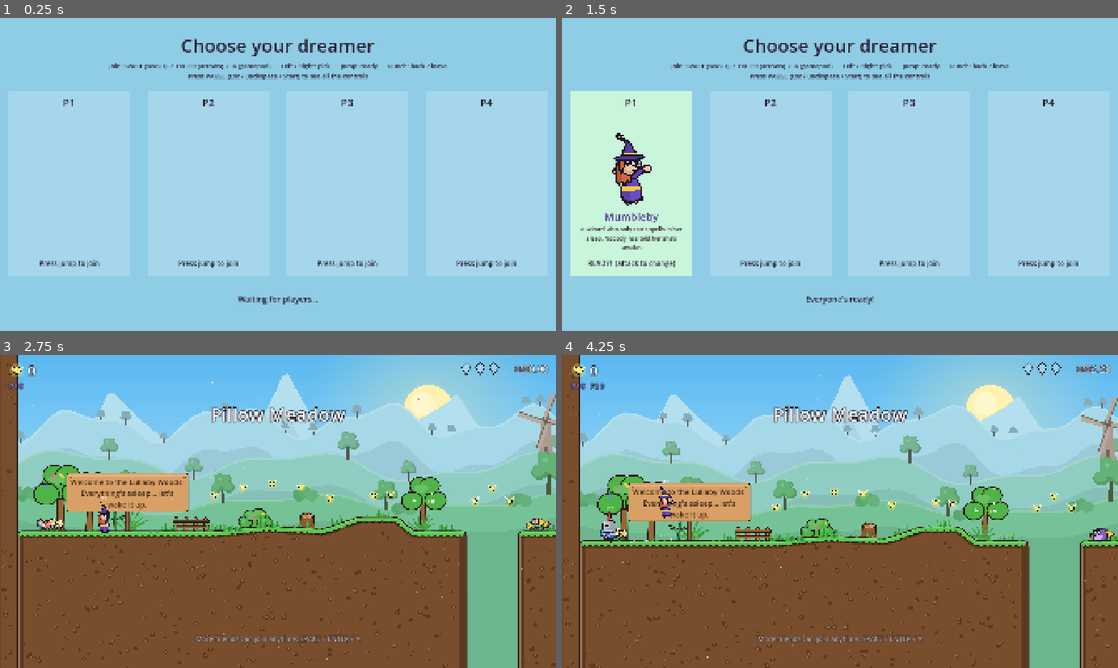
Above: before the commit, frames 1-4 (two rows, left to right).
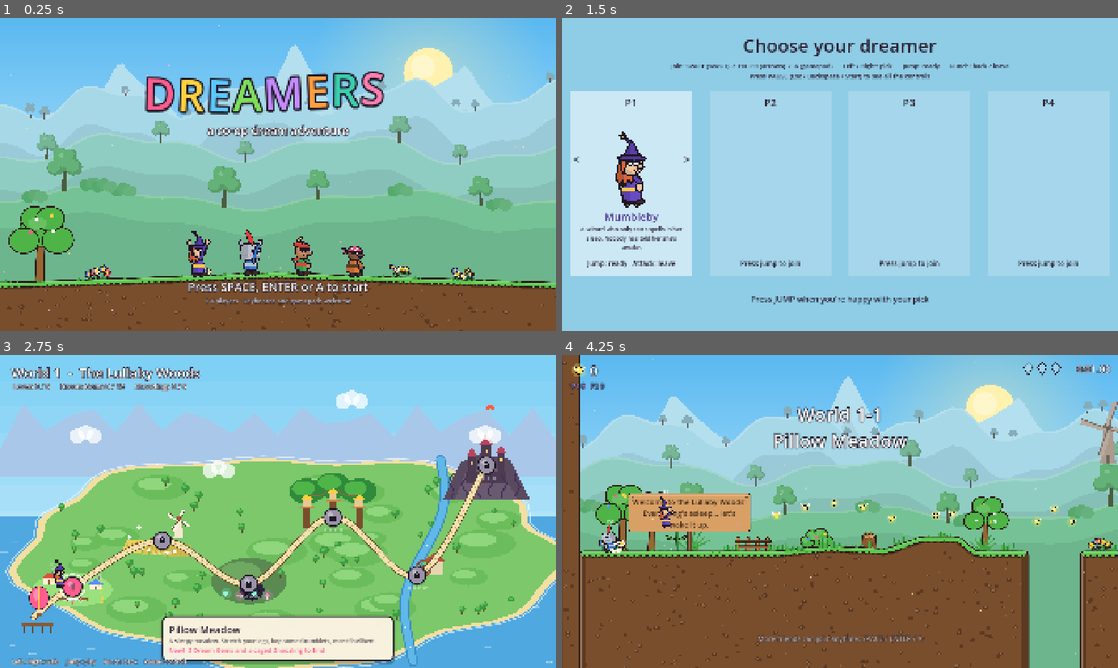
Above: after the commit, the same moments.

Repository: colinduke2-byte/coop-platformer
Game: Godot game, scene res://ui/title.tscn
Two runs of this game, one before a commit and one after it. Both use one fixed random seed, a clock stepped at 60 frames per second and the inputs below. Before the commit the project starts from res://ui/character_select.tscn.
Inputs (mouse positions are in pixels of both pictures, inside the frame that each line leads up to):
- Up to frame 1 (0.25 s): no input
- Up to frame 2 (1.5 s): tap Space at 0.5, 0.77, 1.07 s; move the mouse to (962, 158) at 0.52 s; hold Right 0.53-1.28 s; tap Shift at 0.6 s; click (962, 158) at 0.67 s; move the mouse to (728, 190) at 1.27 s; hold S from 1.28 s (still down); tap Ctrl at 1.35 s
- Up to frame 3 (2.75 s): tap Space (p0_jump) at 1.52, 1.82 s; move the mouse to (333, 442) at 2.02 s; release S at 2.03 s; hold Right from 2.03 s (still down); tap G at 2.1 s
- Up to frame 4 (4.25 s): move the mouse to (812, 574) at 2.77 s; release Right at 2.78 s; hold W 2.78-3.53 s; tap Enter at 2.85 s; click (812, 574) at 2.92 s; tap Space (p0_jump) at 3.02, 3.32, 3.77, 4.07 s; move the mouse to (1006, 558) at 3.52 s; hold Left from 3.53 s (still down); tap Backspace at 3.6 s

The runs differ from the first frame. In frame 1, 81% of the frame differs, in the area x 0-100%, y 0-100%; in frame 2, 12%; in frame 3, 83%; in frame 4, 18%.

Commit message:
Title screen (DREAMERS), World 1-N level banners, boss entrance card + boss music, World Complete results
Co-Authored-By: Claude Opus 5.5 <noreply@anthropic.com>
Claude-Session: https://claude.ai/code/session_01RZyH36iJEe4btbCSQD3mjg

Diff:
--- a/core/audio_manager.gd
+++ b/core/audio_manager.gd
@@ -181,6 +181,14 @@
 		stop_music()
 		play("victory", -2.0, 1.0, 0.0))
 	E.level_started.connect(_on_level_started)
+	# Boss fights get their own track; back to the level's music afterwards.
+	E.boss_changed.connect(func(_n: String, _hp: int, _mx: int, active: bool) -> void:
+		if active:
+			play_music("boss")
+		elif GameManager.level:
+			var th := LevelTheme.find(GameManager.level)
+			if th.music:
+				play_music(th.music))
 
 
 func _on_broken(b: Node2D, _by: Player) -> void:
--- a/project.godot
+++ b/project.godot
@@ -12,7 +12,7 @@
 
 config/name="Co-op Platformer"
 config/description="Local co-op 2D platformer framework (Rayman Legends-style feel)."
-run/main_scene="res://ui/character_select.tscn"
+run/main_scene="res://ui/title.tscn"
 config/features=PackedStringArray("4.7")
 
 [autoload]
--- a/ui/hud.gd
+++ b/ui/hud.gd
@@ -91,6 +91,8 @@
 	_boss_bar = BossBar.new()
 	_boss_box.add_child(_boss_bar)
 	EventBus.boss_changed.connect(func(n: String, hp: int, mx: int, active: bool) -> void:
+		if active and not _boss_box.visible:
+			_boss_entrance(n)
 		_boss_box.visible = active
 		_boss_name.text = n
 		_boss_bar.set_health(hp, mx))
@@ -115,11 +117,29 @@
 	if lvl == null or lvl.level_name == "":
 		return
 	_banner.text = lvl.level_name
+	var idx := LevelCatalog.index_of(lvl.scene_file_path)
+	if idx != -1 and LevelCatalog.LEVELS[idx]["world"] == "w1":
+		var n := LevelCatalog.levels_in("w1").find(LevelCatalog.LEVELS[idx]) + 1
+		_banner.text = "World 1-%d\n%s" % [n, lvl.level_name]
 	_banner.modulate.a = 0.0
 	var tw := create_tween()
 	tw.tween_property(_banner, ^"modulate:a", 1.0, 0.4)
 	tw.tween_interval(2.0)
 	tw.tween_property(_banner, ^"modulate:a", 0.0, 0.8)
+
+
+## A boss wakes up: big name card.
+func _boss_entrance(boss_name: String) -> void:
+	_banner.text = boss_name
+	_banner.modulate = Color(1, 0.55, 0.5, 0.0)
+	_banner.scale = Vector2(1.6, 1.6)
+	_banner.pivot_offset = _banner.size * 0.5
+	var tw := create_tween()
+	tw.tween_property(_banner, ^"modulate:a", 1.0, 0.25)
+	tw.parallel().tween_property(_banner, ^"scale", Vector2.ONE, 0.35).set_trans(Tween.TRANS_BACK).set_ease(Tween.EASE_OUT)
+	tw.tween_interval(1.8)
+	tw.tween_property(_banner, ^"modulate:a", 0.0, 0.6)
+	tw.tween_callback(func() -> void: _banner.modulate = Color.WHITE; _banner.modulate.a = 0.0)
 
 
 func _on_lums(total: int) -> void:
--- a/ui/results.gd
+++ b/ui/results.gd
@@ -101,6 +101,12 @@
 	if _results.get("secrets_total", 0) > 0:
 		_add(v, UIStyle.label("Secrets  %d / %d" % [_results.get("secrets", 0), _results.get("secrets_total", 0)], 26))
 	var info := LevelCatalog.by_id(_results.get("id", ""))
+	var world_levels := LevelCatalog.levels_in(info.get("world", ""))
+	if info.get("world", "") == "w1" and not world_levels.is_empty() and world_levels[-1]["id"] == info["id"]:
+		var t := SaveData.world_totals("w1")
+		_add(v, UIStyle.label("WORLD 1 COMPLETE!", 44, Color("ffd23f"), 10, UIStyle.OUTLINE))
+		_add(v, UIStyle.label("Snoozlings rescued %d / %d     Dream Gems %d / %d" % [
+				t["snoozlings"], t["levels"], t["gems"], t["gems_total"]], 24))
 	if info.get("world", "") == "w1":
 		var freed: bool = _results.get("snoozling", false)
 		var s_text := "Snoozling rescued!" if freed else ("Snoozling already safe" if SaveData.has_snoozling(info["id"]) else "The Snoozling is still caged somewhere...")
--- /dev/null
+++ b/ui/title.gd
@@ -0,0 +1,128 @@
+extends Node2D
+## TITLE SCREEN: the logo over a drifting meadow, the gang goofing around on a
+## hill. Any join button (SPACE / ENTER / A) starts: that player is already
+## joined when the character select opens. Rename the game in GAME_TITLE.
+
+const GAME_TITLE := "DREAMERS"
+const SUBTITLE := "a co-op dream adventure"
+const NEXT := "res://ui/character_select.tscn"
+const LETTER_COLORS := [Color("ff5d8f"), Color("ffd23f"), Color("5bc8ff"), Color("7ee05a"), Color("c58bff"),
+		Color("ff9e3f"), Color("3bceac"), Color("ff7fb0")]
+
+@export var level_theme: LevelTheme = preload("res://world/themes/meadow.tres")
+
+var _t := 0.0
+var _letters: Array[Label] = []
+var _prompt: Label
+var _rigs: Array[CharacterRig] = []
+var _cam: Camera2D
+var _leaving := false
+
+
+func _ready() -> void:
+	var bd := Backdrop.new()
+	bd.horizon_y = 200.0
+	bd.scenery = Backdrop.Scenery.HILLS
+	add_child(bd)
+	var amb := Ambience.new()
+	amb.kind = Ambience.Kind.PETALS
+	amb.density = 0.8
+	add_child(amb)
+	var pollen := Ambience.new()
+	pollen.kind = Ambience.Kind.POLLEN
+	add_child(pollen)
+	# A grassy hill for the gang to stand on.
+	var hill := Terrain.new()
+	hill.polygon = PackedVector2Array([Vector2(-1400, 330), Vector2(-500, 300), Vector2(0, 280), Vector2(500, 300),
+			Vector2(1400, 330), Vector2(1400, 1200), Vector2(-1400, 1200)])
+	add_child(hill)
+	for k in [Vector3(-620, 312, 1.2), Vector3(640, 312, 1.0), Vector3(-260, 292, 0.8), Vector3(430, 294, 0.9)]:
+		var d := Deco.new()
+		d.kind = Deco.Kind.BIG_FLOWER if int(k.x) % 3 == 0 else Deco.Kind.FLOWERS
+		d.position = Vector2(k.x, k.y)
+		d.size = k.z
+		add_child(d)
+	var tree := Deco.new()
+	tree.kind = Deco.Kind.TREE
+	tree.position = Vector2(-820, 322)
+	tree.size = 1.3
+	add_child(tree)
+	_cam = Camera2D.new()
+	_cam.position = Vector2(0, -60)
+	add_child(_cam)
+	_cam.make_current()
+	for i in GameManager.CHARACTERS.size():
+		var rig := CharacterRig.new()
+		rig.position = Vector2(-270 + i * 180, 282 + absf(i - 1.5) * 4.0)
+		rig.scale = Vector2.ONE * 1.5
+		add_child(rig)
+		rig.build(GameManager.CHARACTERS[i])
+		_rigs.append(rig)
+	_build_logo()
+	InputRouter.join_requested.connect(_on_join)
+	Audio.play_music("menu")
+
+
+func _exit_tree() -> void:
+	if InputRouter.join_requested.is_connected(_on_join):
+		InputRouter.join_requested.disconnect(_on_join)
+
+
+func _build_logo() -> void:
+	var layer := CanvasLayer.new()
+	layer.layer = 5
+	add_child(layer)
+	var box := HBoxContainer.new()
+	box.add_theme_constant_override(&"separation", 6)
+	box.position = Vector2(960 - GAME_TITLE.length() * 58, 150)
+	layer.add_child(box)
+	for i in GAME_TITLE.length():
+		var l := UIStyle.label(GAME_TITLE[i], 150, LETTER_COLORS[i % LETTER_COLORS.size()], 26)
+		l.add_theme_color_override(&"font_shadow_color", Color(0, 0, 0, 0.35))
+		l.add_theme_constant_override(&"shadow_offset_y", 10)
+		box.add_child(l)
+		_letters.append(l)
+	var sub := UIStyle.label(SUBTITLE, 40, Color.WHITE, 12)
+	sub.position = Vector2(560, 360)
+	sub.custom_minimum_size.x = 800
+	sub.horizontal_alignment = HORIZONTAL_ALIGNMENT_CENTER
+	layer.add_child(sub)
+	_prompt = UIStyle.label("Press SPACE, ENTER or A to start", 40, Color.WHITE, 12)
+	_prompt.position = Vector2(460, 900)
+	_prompt.custom_minimum_size.x = 1000
+	_prompt.horizontal_alignment = HORIZONTAL_ALIGNMENT_CENTER
+	layer.add_child(_prompt)
+	var hint := UIStyle.label("1-4 players - keyboards and gamepads welcome", 22, Color(1, 1, 1, 0.8), 6)
+	hint.position = Vector2(560, 960)
+	hint.custom_minimum_size.x = 800
+	hint.horizontal_alignment = HORIZONTAL_ALIGNMENT_CENTER
+	layer.add_child(hint)
+
+
+func _process(delta: float) -> void:
+	_t += delta
+	for i in _letters.size():
+		var l := _letters[i]
+		l.position.y = sin(_t * 2.4 + i * 0.55) * 12.0
+		l.rotation = sin(_t * 1.7 + i) * 0.05
+		l.pivot_offset = l.size * 0.5
+	_prompt.modulate.a = 0.55 + 0.45 * sin(_t * 4.0)
+	_cam.position.x = sin(_t * 0.12) * 160.0
+	for i in _rigs.size():
+		var rig := _rigs[i]
+		var beat := fmod(_t + i * 0.7, 4.0)
+		var pose := &"Victory" if beat < 1.2 else (&"Jump" if beat < 1.5 else &"Ground")
+		rig.update_pose(pose, Vector2.ZERO, pose != &"Jump", 1.0, delta)
+		rig.position.y = 282 + absf(i - 1.5) * 4.0 - (sin((beat - 1.2) / 0.3 * PI) * 30.0 if pose == &"Jump" else 0.0)
+
+
+func _on_join(_slot: int) -> void:
+	if _leaving:
+		return
+	_leaving = true
+	Audio.play("menu_ok", -2.0)
+	var tw := create_tween()
+	for l in _letters:
+		tw.parallel().tween_property(l, ^"scale", Vector2(1.3, 1.3), 0.15)
+	tw.tween_interval(0.25)
+	tw.tween_callback(func() -> void: get_tree().change_scene_to_file(NEXT))
--- /dev/null
+++ b/ui/title.tscn
@@ -0,0 +1,6 @@
+[gd_scene load_steps=2 format=3]
+
+[ext_resource type="Script" path="res://ui/title.gd" id="1"]
+
+[node name="Title" type="Node2D"]
+script = ExtResource("1")
Not shown, added: ui/title.gd.uid
